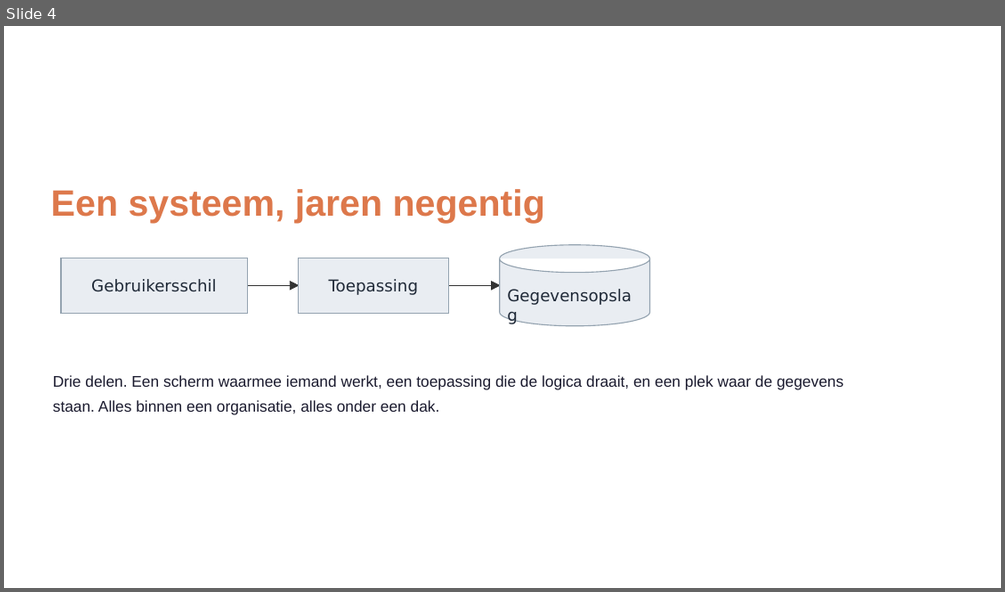
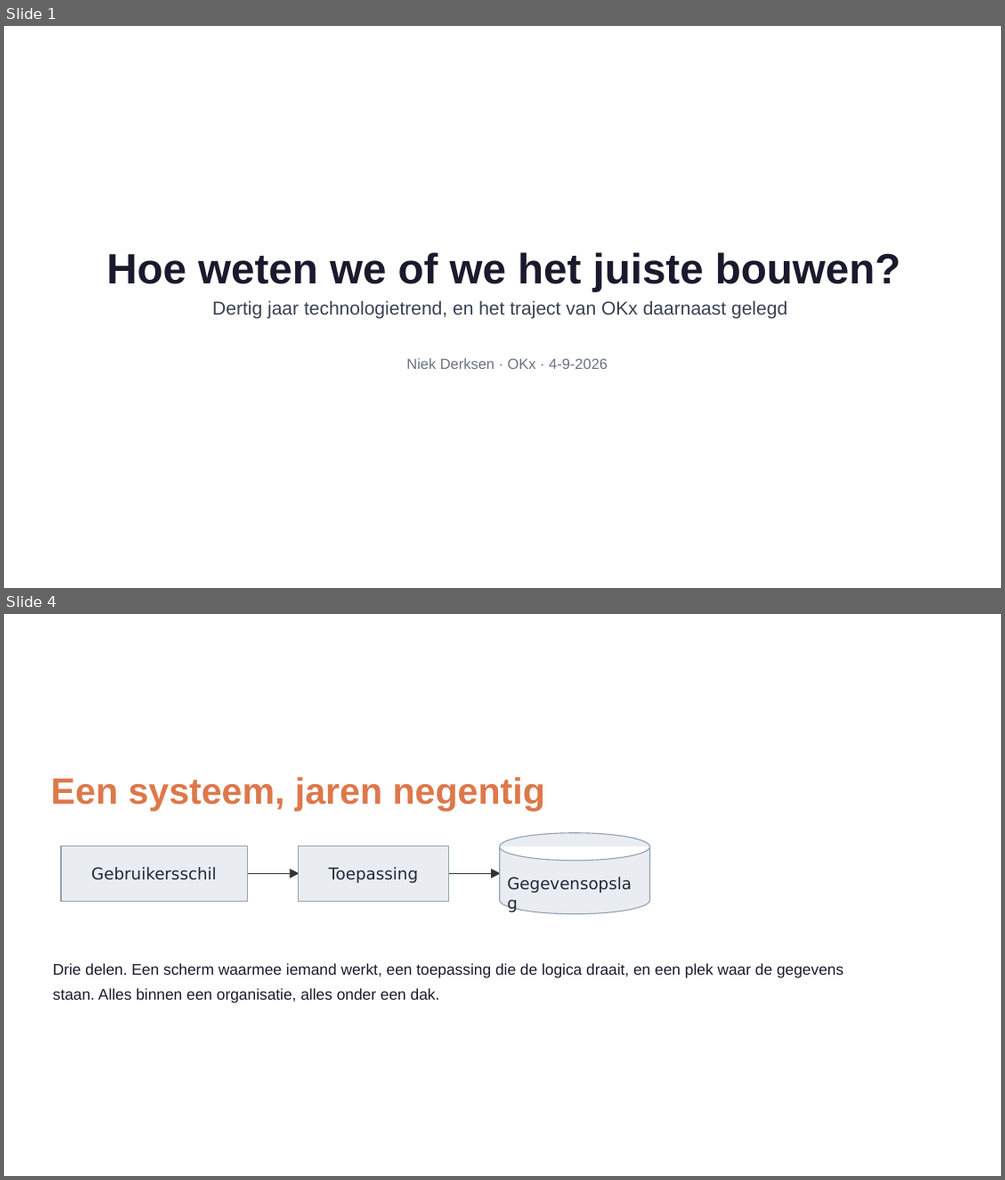
Before and after one commit to Npuls-OKx/meta, a slide deck: presentaties/export/260904_ai_houdbaarheid/260904_ai_houdbaarheid.pptx. Shown one above the other, each under a label of ours: slide 4 before the commit, slides 1 and 4 after it; the slides between them are not shown. The pictures are 1005x592 and 1005x1180 pixels, drawn with LibreOffice and Linux fonts; fonts in the diff are those of the drawing; background and template pictures are left out. Boxes give left, top, right and bottom in pixels: in the first picture for what was removed or moved away, otherwise in the second. Text is boxed around its words. In the diff, an @@ line names an element or a change of style, - is before the commit and + after.

```diff
--- a/presentaties/export/260904_ai_houdbaarheid/260904_ai_houdbaarheid.pptx
+++ b/presentaties/export/260904_ai_houdbaarheid/260904_ai_houdbaarheid.pptx
@@ slide 1 added at (4,26,1001,588), background picture (left out) @@
@@ freeform shape added at (4,26,1001,588), fill #000000 @@
@@ freeform shape added at (4,26,1001,588), fill #FFFFFF @@
@@ text added at (106,252,900,291), 31.2 pt, text #1A1A2E, bold @@
+Hoe weten we of we het juiste bouwen?
@@ text added at (212,300,787,319), 13.8 pt, text #374151 @@
+Dertig jaar technologietrend, en het traject van OKx daarnaast gelegd
@@ text added at (406,358,607,369), 10.8 pt, text #6B7280 @@
+Niek Derksen · OKx · 4-9-2026
```
Also in this commit, not shown: 6 slides changed, 4 other slides added, 7 slides removed, 2 other files.
